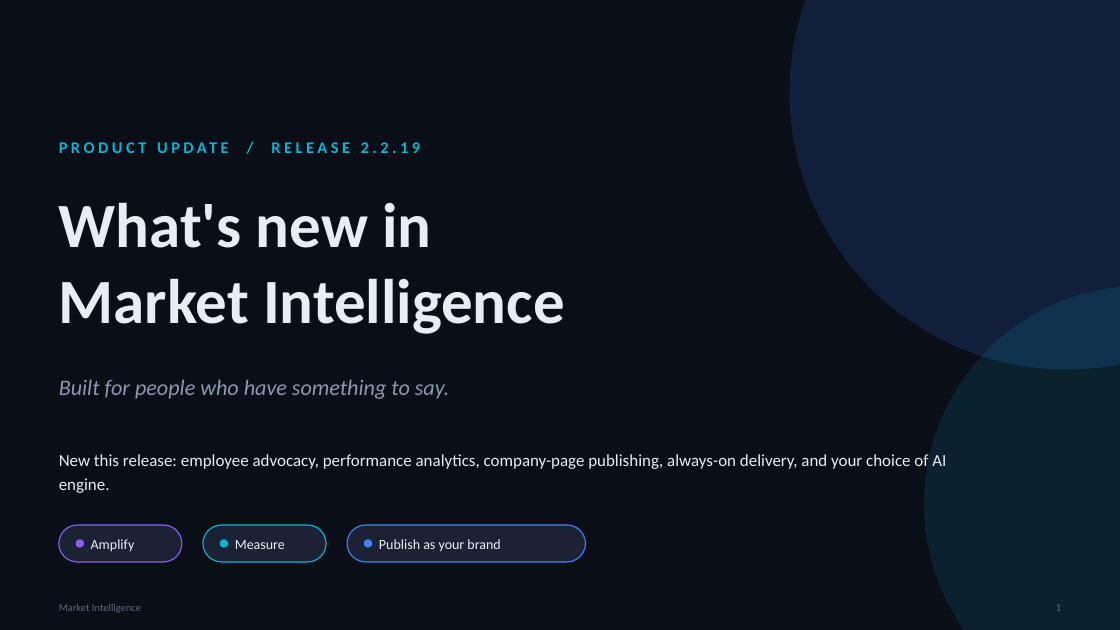
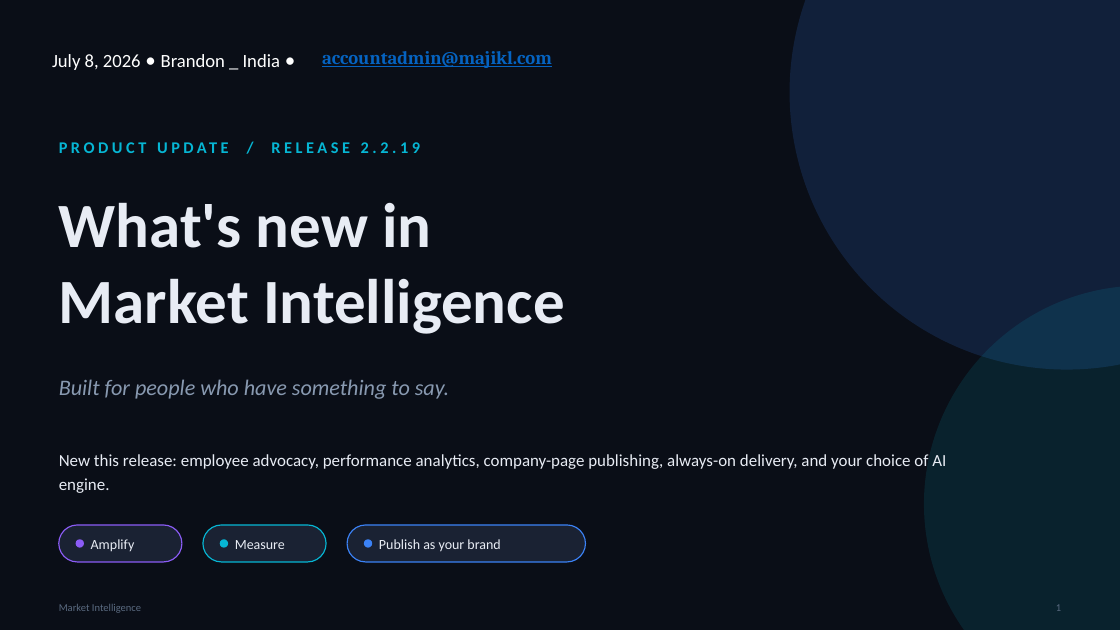
Before and after one commit to majiklTrust/citeprose, a slide deck: slide 1 of doc/Market_Intelligence_Whats_New_2.2.19.pptx. Drawn at 1120x630 pixels with LibreOffice and Linux fonts; fonts in the diff are those of the drawing. Boxes give left, top, right and bottom in pixels: in the first picture for what was removed or moved away, otherwise in the second. Text is boxed around its words. In the diff, an @@ line names an element or a change of style, - is before the commit and + after.

```diff
--- a/doc/Market_Intelligence_Whats_New_2.2.19.pptx
+++ b/doc/Market_Intelligence_Whats_New_2.2.19.pptx
@@ text added at (52,54,280,70), 16 pt, text #FFFFFF @@
+July 8, 2026 • Brandon _ India •
@@ text added at (322,51,552,68), 16 pt, text #0563C1, bold, underline @@
+accountadmin@majikl.com
```
Also in this commit, not shown: 2 other files.
